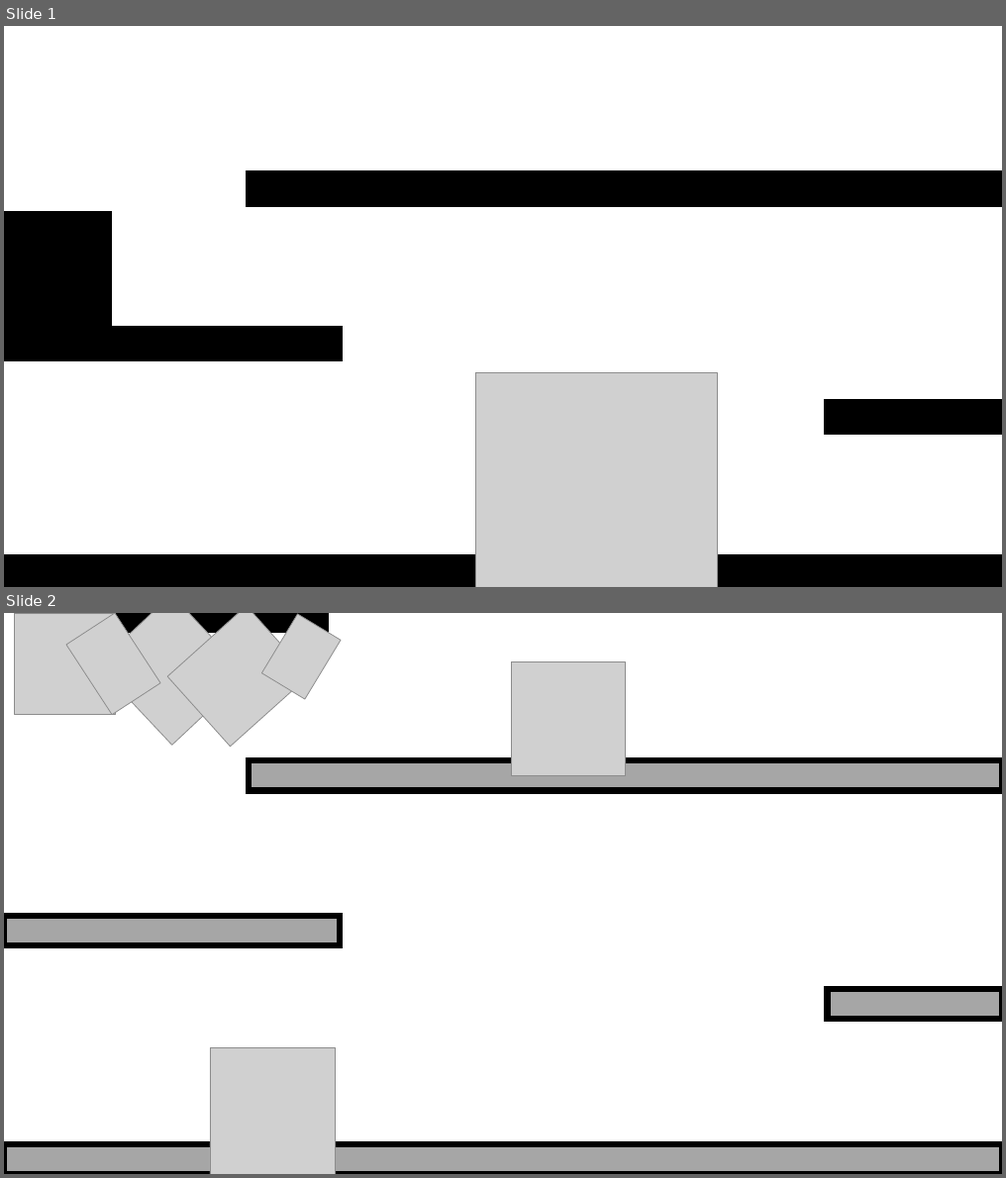
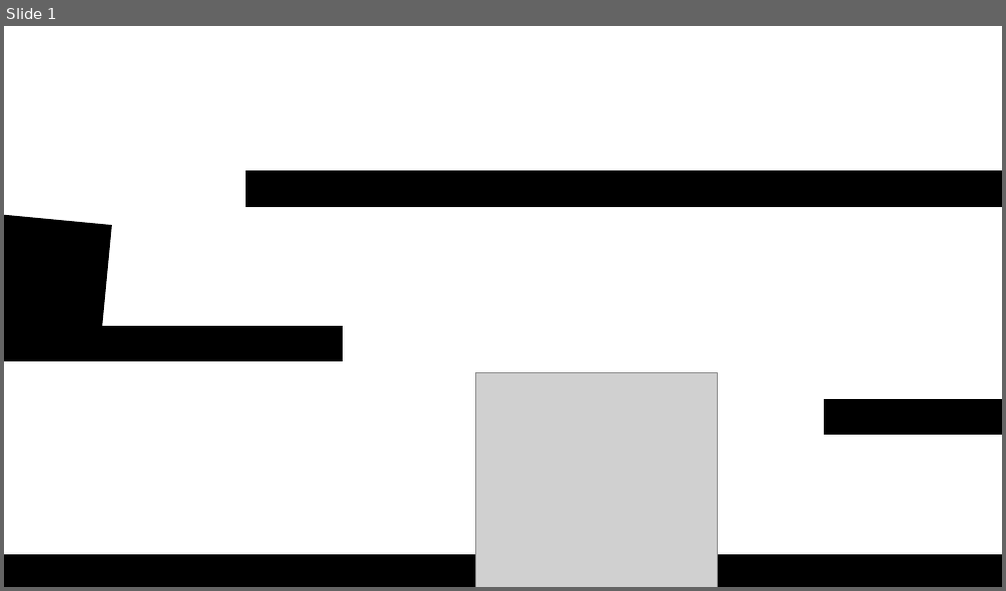
Before and after one commit to Buildasaurus/DDU---Projekt---Platformspil, a slide deck: Baggrund til myrespil (Powerpoint er bedre end gimp).pptx. Shown one above the other, each under a label of ours: slides 1 and 2 before the commit, slide 1 after it. The pictures are 1006x1178 and 1006x591 pixels, drawn with LibreOffice and Linux fonts; fonts in the diff are those of the drawing; grey boxes stand for pictures; background and template pictures are left out. Boxes give left, top, right and bottom in pixels: in the first picture for what was removed or moved away, otherwise in the second. Text is boxed around its words. In the diff, an @@ line names an element or a change of style, - is before the commit and + after.

```diff
--- a/Baggrund til myrespil (Powerpoint er bedre end gimp).pptx
+++ b/Baggrund til myrespil (Powerpoint er bedre end gimp).pptx
@@ slide 2 removed at (4,613,1002,1174), background picture (left out) @@
@@ picture removed at (14,613,116,715) @@
@@ rectangle removed at (52,613,329,632) @@
@@ picture removed at (66,613,160,715) @@
@@ picture removed at (97,613,248,745) @@
@@ picture removed at (167,613,309,747) @@
@@ picture removed at (261,614,341,699) @@
@@ picture removed at (512,662,626,775) @@
@@ rectangle removed at (249,761,1002,790) @@
@@ rectangle removed at (4,916,341,947) @@
@@ rectangle removed at (828,989,1002,1020) @@
@@ picture removed at (210,1049,336,1174) @@
@@ rectangle removed at (4,1145,1002,1174) @@
@@ slide 1 changed as well @@
@@ rectangle at (4,216,112,339): rotation 0 to 5 degrees @@
```
Also in this commit, not shown: 2 slides added, 2 other files.
